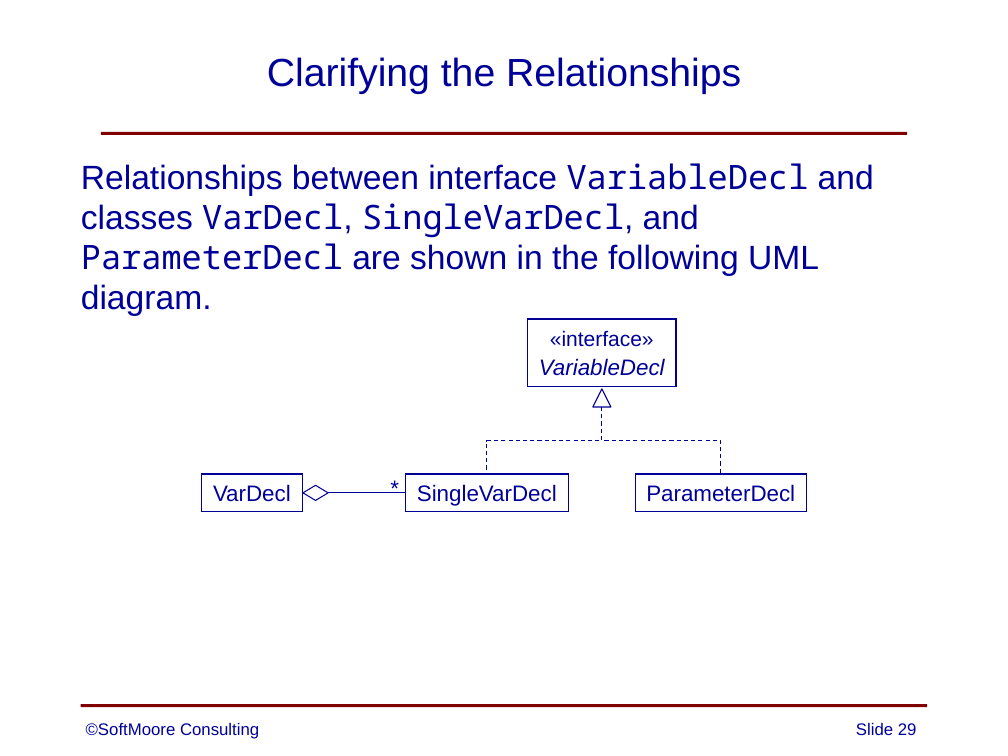
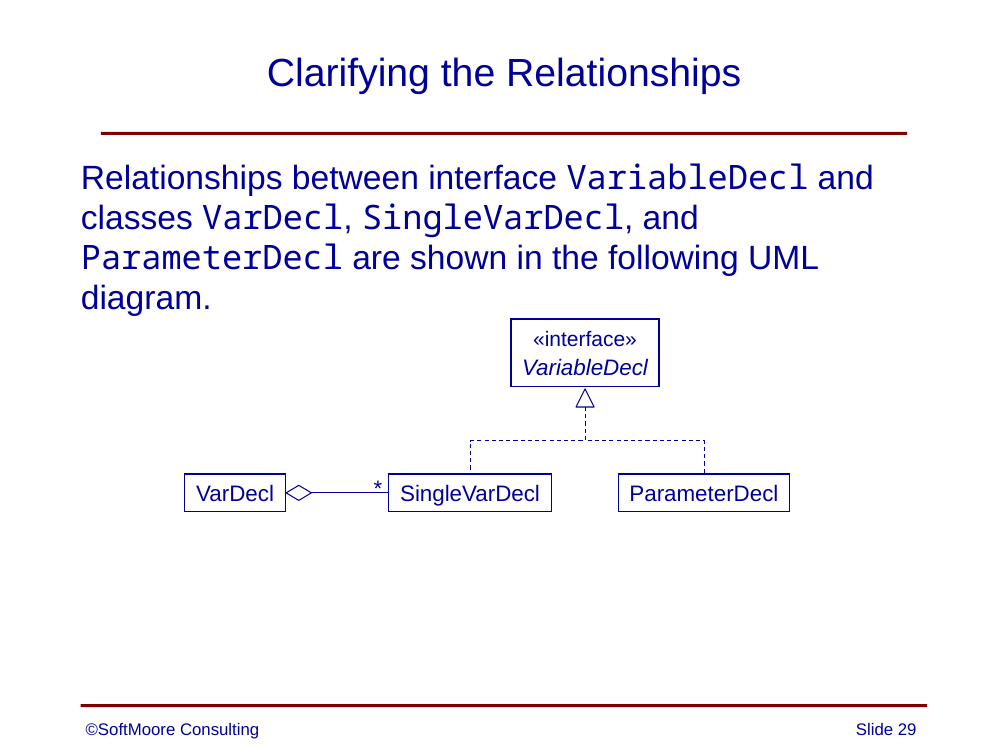
Before and after one commit to SoftMoore/CPRL-Kt-2nd, a slide deck: slide 29 of PowerPoints/08 - Abstract Syntax Trees.pptx. Drawn at 1008x756 pixels with LibreOffice and Linux fonts; fonts in the diff are those of the drawing. Boxes give left, top, right and bottom in pixels: in the first picture for what was removed or moved away, otherwise in the second. Text is boxed around its words. In the diff, an @@ line names an element or a change of style, - is before the commit and + after.

```diff
--- a/PowerPoints/08 - Abstract Syntax Trees.pptx
+++ b/PowerPoints/08 - Abstract Syntax Trees.pptx
@@ rectangle "VarDecl": place and size @@
-rectangle "VarDecl" at bbox=[202, 474, 302, 511]
+rectangle "VarDecl" at bbox=[184, 474, 285, 511]
@@ 3 rectangles, 2 elbow lines, 1 triangle, 1 diamond, 1 text: place and size @@
-3 rectangles, 2 elbow lines, 1 triangle, 1 diamond, 1 text at bbox=[303, 320, 806, 511]
+3 rectangles, 2 elbow lines, 1 triangle, 1 diamond, 1 text at bbox=[286, 320, 789, 511]
@@ line moved from (329, 493) - (405, 493) to (311, 493) - (388, 493) @@
```
Also in this commit, not shown: 12 other slides changed.
